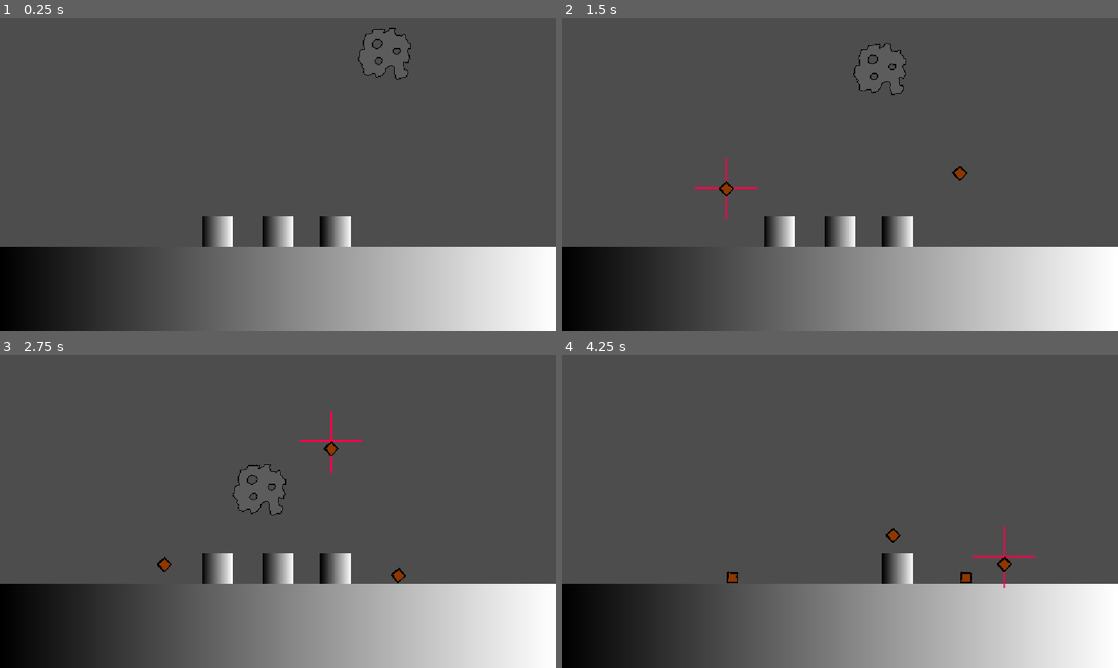
Above: before the commit, frames 1-4 (two rows, left to right).
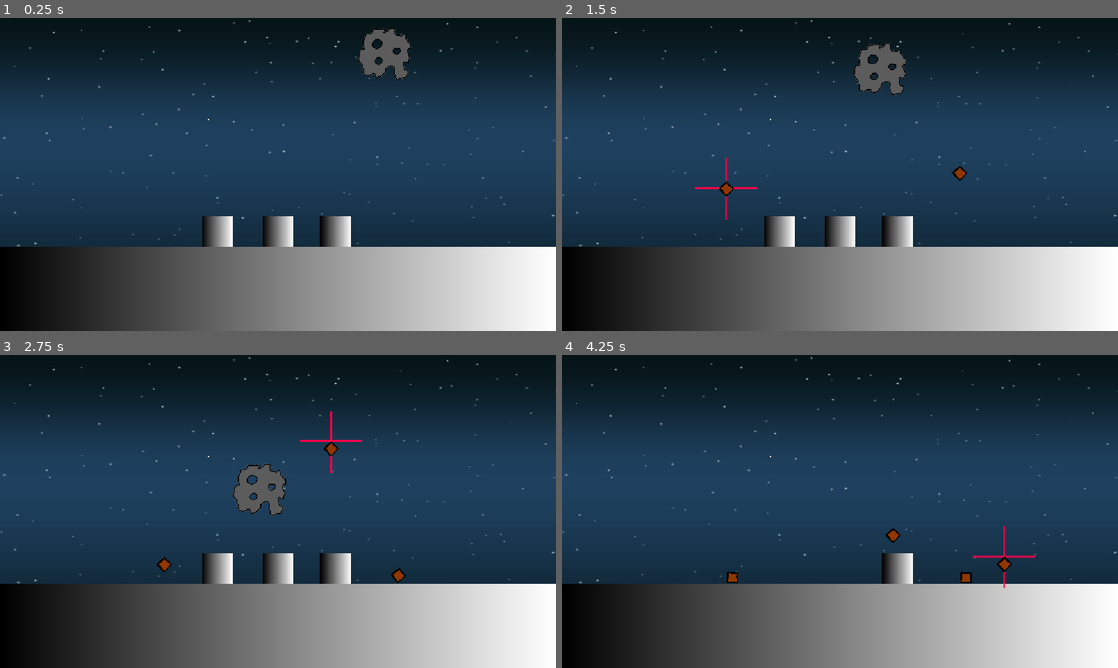
Above: after the commit, the same moments.

Repository: AndrewHay/meteor-strike
Game: Godot game, scene res://root.tscn
Two runs of this game, one before a commit and one after it. Both use one fixed random seed, a clock stepped at 60 frames per second and the inputs below.
Inputs (mouse positions are in pixels of both pictures, inside the frame that each line leads up to):
- Up to frame 1 (0.25 s): no input
- Up to frame 2 (1.5 s): move the mouse to (962, 158) at 0.52 s; click (962, 158) at 0.67 s; move the mouse to (728, 190) at 1.27 s; click (728, 190) at 1.42 s
- Up to frame 3 (2.75 s): move the mouse to (333, 442) at 2.02 s; click (333, 442) at 2.17 s
- Up to frame 4 (4.25 s): move the mouse to (812, 574) at 2.77 s; click (812, 574) at 2.92 s; move the mouse to (1006, 558) at 3.52 s; click (1006, 558) at 3.67 s

The runs differ from the first frame. In frame 1, 70% of the frame differs, in the area x 0-100%, y 0-74%; in frame 2, 70%; in frame 3, 70%; in frame 4, 72%.

Commit message:
Star-y background

Diff:
--- a/level/level.tscn
+++ b/level/level.tscn
@@ -1,10 +1,19 @@
 [gd_scene format=3 uid="uid://q7o6ygniny5a"]
 
 [ext_resource type="PackedScene" uid="uid://dmm3jw2q47u2m" path="res://meteor/meteor.tscn" id="1_qohg2"]
+[ext_resource type="Texture2D" uid="uid://cyh6vowjriiba" path="res://assets/bg_1_1.png" id="1_vkbyq"]
 [ext_resource type="PackedScene" uid="uid://cbcdxli8t5l72" path="res://house/house.tscn" id="2_vkbyq"]
 [ext_resource type="PackedScene" uid="uid://cnavm0immy15t" path="res://static_box.tscn" id="3_ktfr2"]
 
 [node name="Level" type="Node2D" unique_id=972982531]
+
+[node name="Parallax2D" type="Parallax2D" parent="." unique_id=189541379]
+scroll_scale = Vector2(0.1, 0.1)
+
+[node name="Sprite2D" type="Sprite2D" parent="Parallax2D" unique_id=65056790]
+position = Vector2(-2.4999695, -8)
+scale = Vector2(1.4662502, 1.1033332)
+texture = ExtResource("1_vkbyq")
 
 [node name="Meteor" parent="." unique_id=1745156751 instance=ExtResource("1_qohg2")]
 position = Vector2(248, -238)
